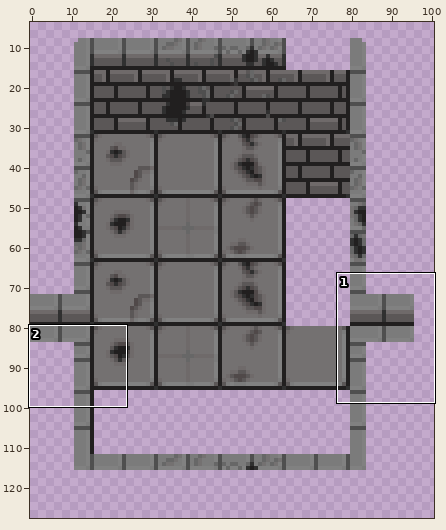
A sprite sheet gets an edit: Gold game jam/Assets/TileSet/Dungeonlvl1tile_set.png. Above: a wide view before the commit, with the close-up outlined.
Close-up. Before the edit:
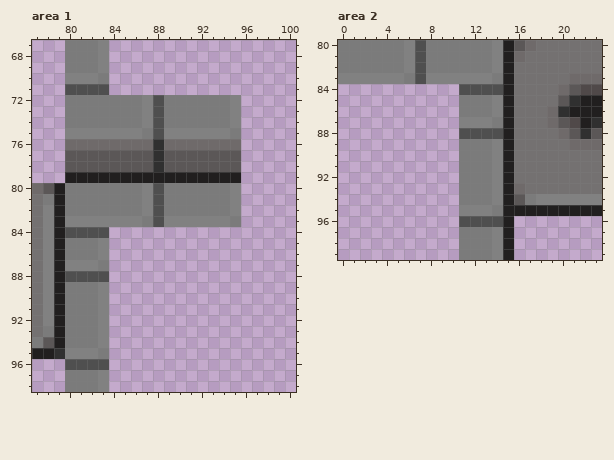
The file is 128x128 pixels. Pixels under 10% opacity are left out. Colours within 5 levels of each other are drawn and written as one. Shown: area 1: x 77..100, y 67..98; area 2: x 0..23, y 80..99. The wide view leaves out empty margins. The commit also changed other parts of the picture, which this record leaves out.
New version:
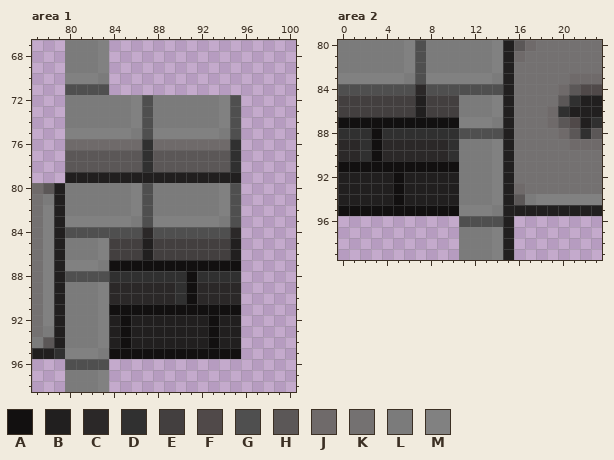
Palette (. is transparent): A #121010  B #211f1f  C #2b2828  D #303030  E #433f3f  F #504949  G #4f4f4f  H #5b5757  J #6f6a6a  K #747171  L #7b7b7b  M #818181
Difference:
Area 1:
y 72..74: x 86..88 LMG -> MGL; x 94..95 LM -> MG
y 75: x 86..88 MLG -> LGM; x 94..95 ML -> LG
y 76: x 87..88 JD -> DJ; x 95 J -> D
y 77..78: x 87..88 HD -> DH; x 95 H -> D
y 80..82: x 86..88 LMG -> MGL; x 94..95 LM -> MG
y 83: x 86..88 MLG -> LGM; x 94..95 ML -> LG
y 84: x 84..95 ............ -> GGGCGGGGGGGC
y 85..86: x 84..95 ............ -> EEEBEEEEEEEB
y 87: x 84..95 ............ -> AAAAAAAAAAAA
y 88: x 84..95 ............ -> DDDDDDDADDDD
y 89..90: x 84..95 ............ -> CCCCCCDACCCC
y 91: x 84..95 ............ -> AAAAAAAAAAAA
y 92..94: x 84..95 ............ -> BABBBBBBBABB
y 95: x 84..95 ............ -> AAAAAAAAAAAA
Area 2:
y 84: x 0..10 ........... -> GGGGGGGCGGG
y 85..86: x 0..10 ........... -> EEEEEEEBEEE
y 87: x 0..10 ........... -> AAAAAAAAAAA
y 88: x 0..10 ........... -> DDDADDDDDDD
y 89..90: x 0..10 ........... -> CCDACCCCCCD
y 91: x 0..10 ........... -> AAAAAAAAAAA
y 92..94: x 0..10 ........... -> BBBBBABBBBB
y 95: x 0..10 ........... -> AAAAAAAAAAA
Changed places in both close-ups, as pixel boxes (x1, y1, x2, y2):
changed: (109, 95, 241, 359)
added: (338, 84, 459, 216)
